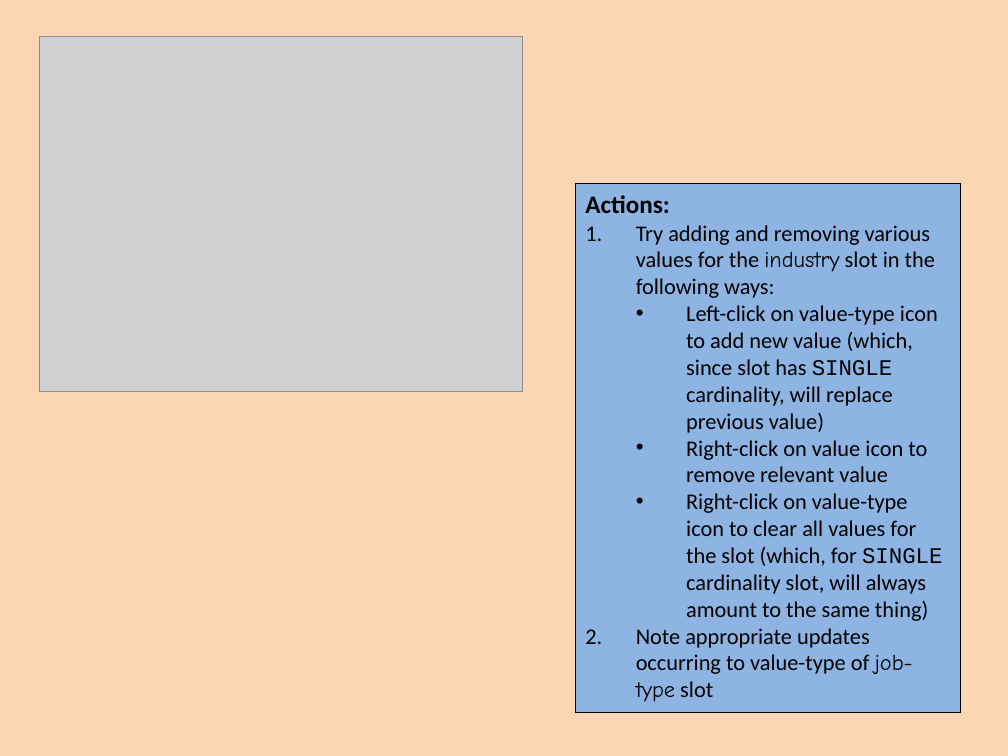
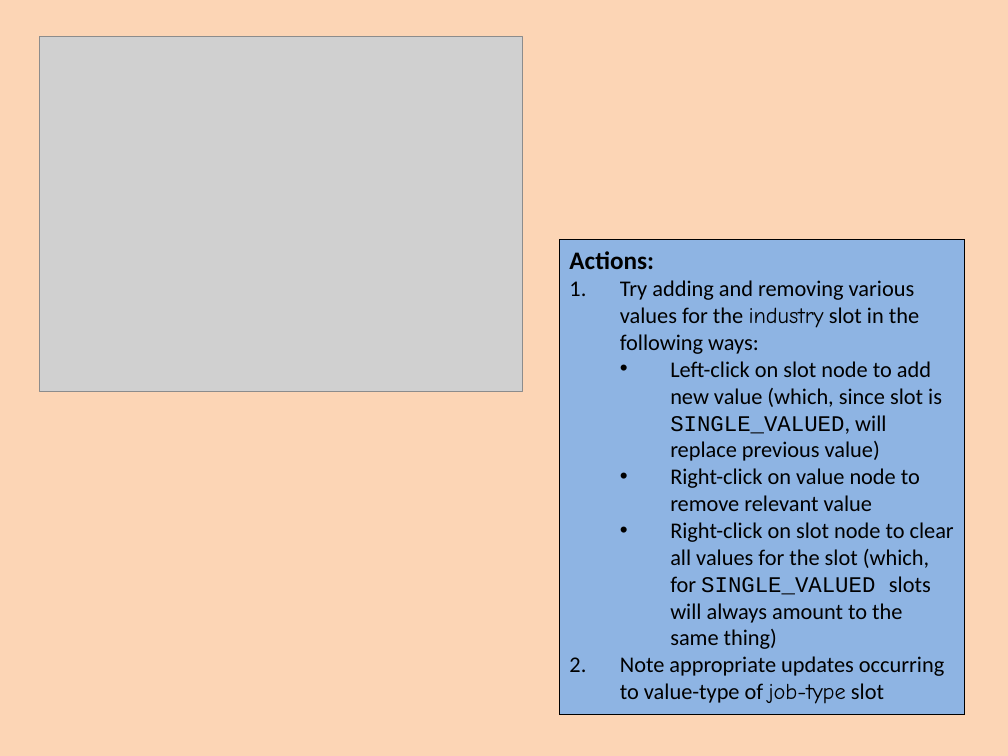
Before and after one commit to colin-puleston/mekon-hobo, a slide deck: slide 37 of docs/MEKON-HOBO Introductory Tutorial.pptx. Drawn at 1008x756 pixels with LibreOffice and Linux fonts; fonts in the diff are those of the drawing; grey boxes stand for pictures. Boxes give left, top, right and bottom in pixels: in the first picture for what was removed or moved away, otherwise in the second. Text is boxed around its words. In the diff, an @@ line names an element or a change of style, - is before the commit and + after.

```diff
--- a/docs/MEKON-HOBO Introductory Tutorial.pptx
+++ b/docs/MEKON-HOBO Introductory Tutorial.pptx
@@ rectangle "Actions:": place and size @@
-rectangle "Actions:" at [576,183,961,713]
+rectangle "Actions:" at [559,239,965,714]
@@ text in rectangle at [670,361,954,649]: text changed @@
-  • Left-click on value-type icon to add new value (which, since slot has SINGLE cardinality, will replace previous value)
-  • Right-click on value icon to remove relevant value
-  • Right-click on value-type icon to clear all values for the slot (which, for SINGLE cardinality slot, will always amount to the same thing)
+  • Left-click on slot node to add new value (which, since slot is SINGLE_VALUED, will replace previous value)
+  • Right-click on value node to remove relevant value
+  • Right-click on slot node to clear all values for the slot (which, for SINGLE_VALUED slots will always amount to the same thing)
```
Also in this commit, not shown: 13 other slides changed.
